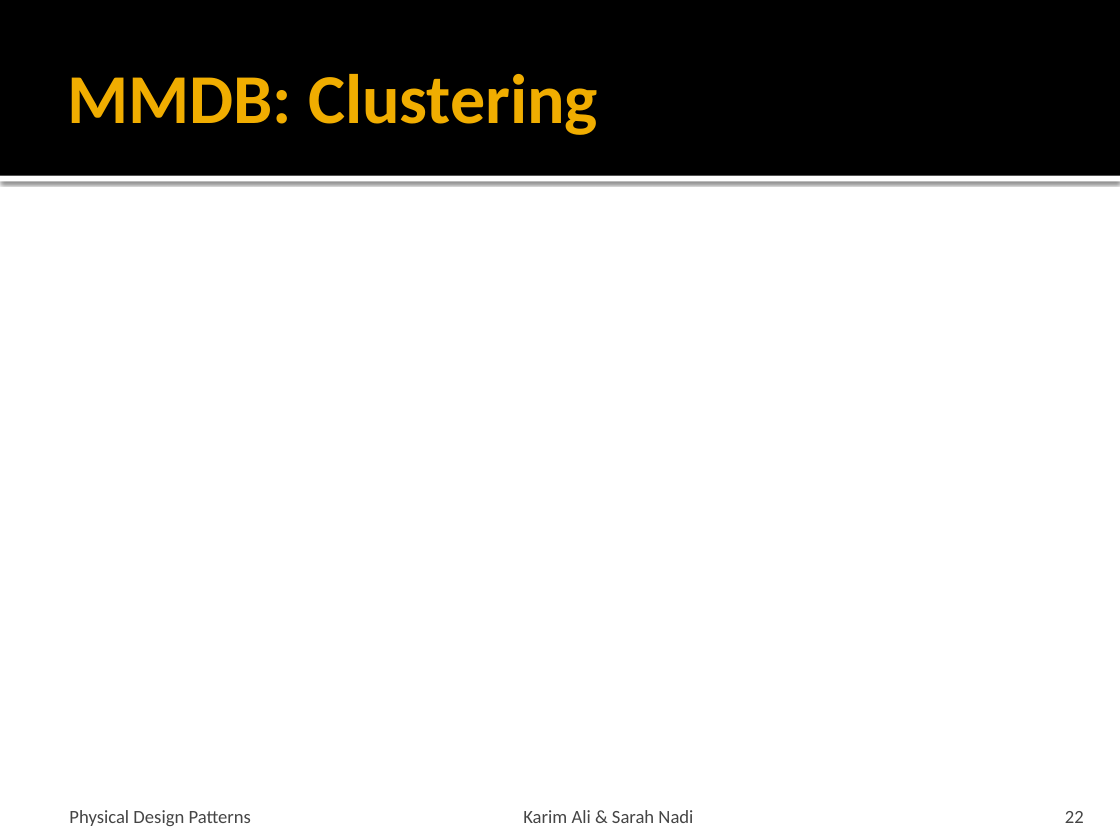
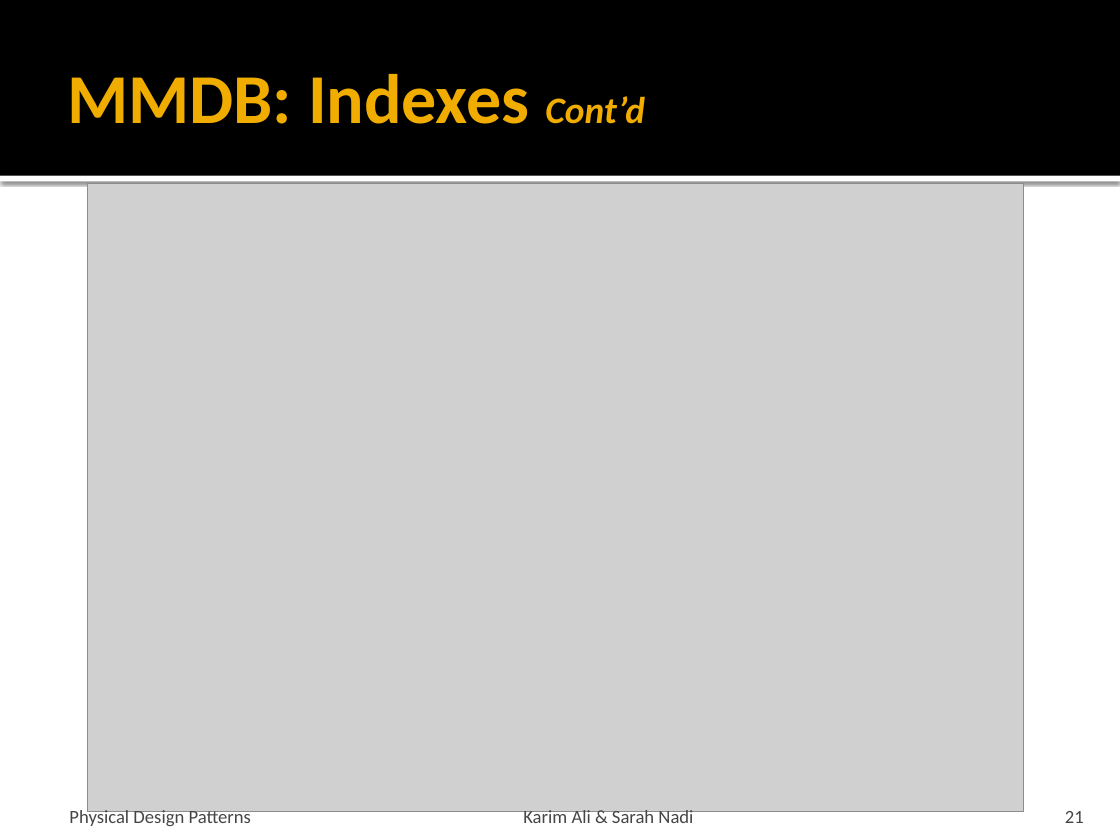
Before and after one commit to snadi/cs848-db, a slide deck: slide 21 of cs848-db/PhysDesignPres.pptx (slide 22 before the commit). Drawn at 1120x840 pixels with LibreOffice and Linux fonts; fonts in the diff are those of the drawing; grey boxes stand for pictures. Boxes give left, top, right and bottom in pixels: in the first picture for what was removed or moved away, otherwise in the second. Text is boxed around its words. In the diff, an @@ line names an element or a change of style, - is before the commit and + after.

```diff
--- a/cs848-db/PhysDesignPres.pptx
+++ b/cs848-db/PhysDesignPres.pptx
@@ title at box(67, 74, 644, 124): text changed @@
-MMDB: Clustering
+MMDB: Indexes Cont’d
@@ picture added at box(87, 184, 1024, 812) @@
@@ page number at box(1065, 811, 1084, 823): text changed @@
-22
+21
```
Also in this commit, not shown: 4 other slides changed, 3 slides added.
